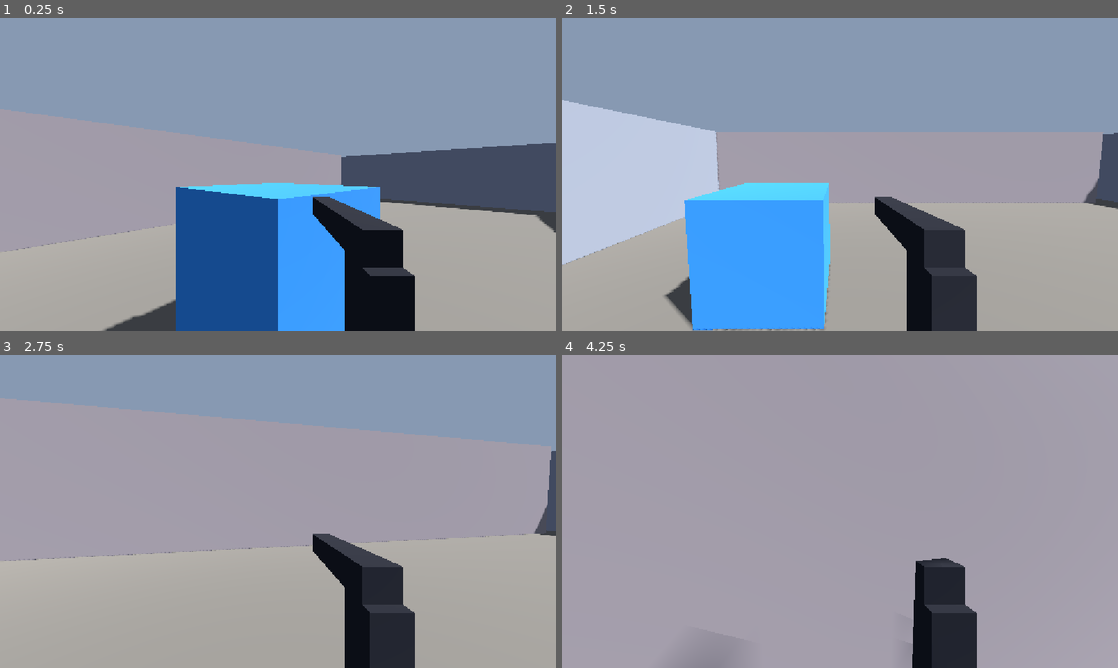
Above: before the commit, frames 1-4 (two rows, left to right).
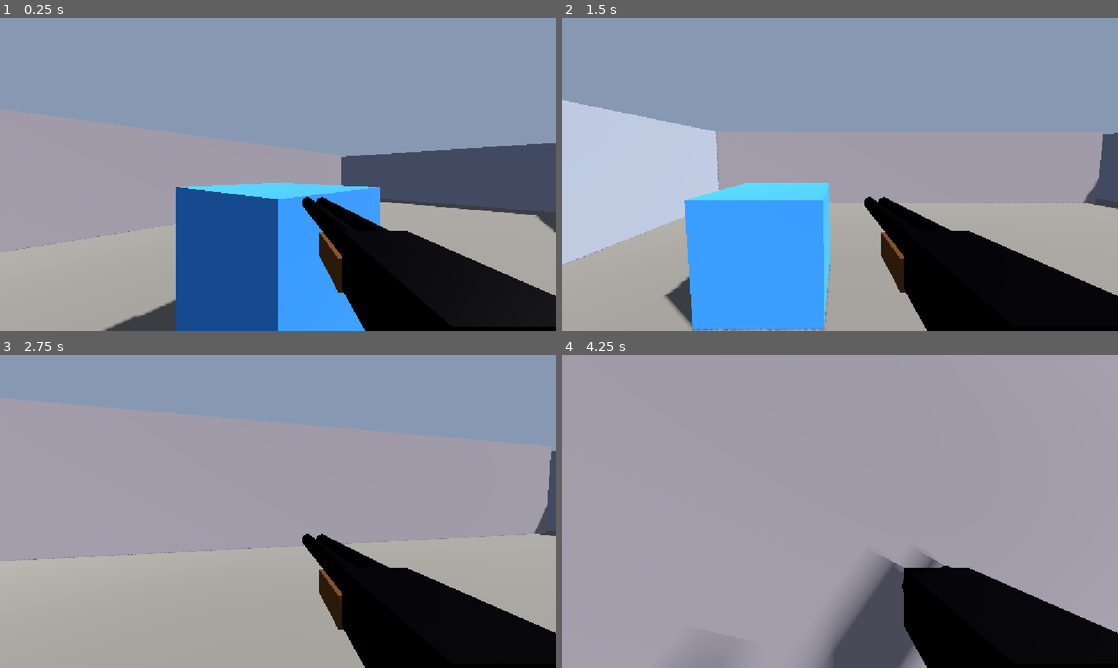
Above: after the commit, the same moments.

Repository: jamshu/gameroom
Game: Godot game, scene res://Main.tscn
The game is run twice, just before and just after one commit, with the same random seed, the same clock (stepped at 60 frames per second) and the same inputs.
Inputs (mouse positions are in pixels of both pictures, inside the frame that each line leads up to):
- Up to frame 1 (0.25 s): no input
- Up to frame 2 (1.5 s): tap Enter at 0.5 s; move the mouse to (962, 158) at 0.52 s; hold D (move_right) 0.53-1.28 s; hold E (camo) 0.53-1.28 s; click (962, 158) at 0.67 s; tap Space (jump) at 0.77 s; move the mouse to (812, 174) at 1.27 s; hold W (move_forward) from 1.28 s (still down); tap E (camo) at 1.35 s
- Up to frame 3 (2.75 s): keep holding W (move_forward); tap Space (jump) at 1.52 s; move the mouse to (289, 505) at 2.02 s; hold Shift (crouch) from 2.03 s (still down); tap E (camo) at 2.3 s
- Up to frame 4 (4.25 s): keep holding W (move_forward); move the mouse to (834, 517) at 2.77 s; release Shift (crouch) at 2.78 s; click (834, 517) at 2.85 s; tap Space (jump) at 3.02, 3.77 s; tap E (camo) at 3.05, 3.8 s; move the mouse to (878, 514) at 3.52 s; hold F (pose) from 3.53 s (still down)

The runs differ from the first frame. In frame 1, 7.3% of the frame differs, in the area x 54-100%, y 57-100%; in frame 2, 9.6%; in frame 3, 9.6%; in frame 4, 13%, in the area x 45-100%, y 62-100%.

Commit message:
gun visibitly

Diff:
--- a/godot/hidefire/CharacterMesh.gd
+++ b/godot/hidefire/CharacterMesh.gd
@@ -33,3 +33,45 @@
 	mi.mesh = box
 	mi.position = pos
 	return mi
+
+## A pump-action shotgun aimed down -Z. Used for BOTH the first-person viewmodel
+## and the opponent puppet's held weapon, so they always match. Own dark-metal +
+## wood materials (never the camo body material) so the gun stays visible even on
+## a camouflaged player. The muzzle sits at about z = -0.9.
+static func make_shotgun() -> Node3D:
+	var metal := StandardMaterial3D.new()
+	metal.albedo_color = Color(0.10, 0.10, 0.12)
+	metal.metallic = 0.8
+	metal.roughness = 0.35
+	var wood := StandardMaterial3D.new()
+	wood.albedo_color = Color(0.35, 0.20, 0.09)
+	wood.roughness = 0.7
+
+	var root := Node3D.new()
+	# Twin barrels, side by side, running forward.
+	root.add_child(_cyl(0.028, 0.7, Vector3(-0.035, 0.02, -0.55), metal))
+	root.add_child(_cyl(0.028, 0.7, Vector3(0.035, 0.02, -0.55), metal))
+	# Receiver block (where barrels meet the stock).
+	root.add_child(_box(Vector3(0.12, 0.11, 0.24), Vector3(0.0, 0.0, -0.16), metal))
+	# Pump / forend under the barrels, wood.
+	root.add_child(_box(Vector3(0.11, 0.07, 0.2), Vector3(0.0, -0.05, -0.42), wood))
+	# Wooden stock angled back toward the shoulder.
+	var stock := _box(Vector3(0.08, 0.12, 0.28), Vector3(0.0, -0.04, 0.12), wood)
+	stock.rotation_degrees = Vector3(-8, 0, 0)
+	root.add_child(stock)
+	# Trigger guard.
+	root.add_child(_box(Vector3(0.05, 0.06, 0.05), Vector3(0.0, -0.08, -0.05), metal))
+	return root
+
+## A cylinder helper for the barrels, stood up along the -Z (forward) axis.
+static func _cyl(radius: float, length: float, pos: Vector3, mat: StandardMaterial3D) -> MeshInstance3D:
+	var mi := MeshInstance3D.new()
+	var cyl := CylinderMesh.new()
+	cyl.top_radius = radius
+	cyl.bottom_radius = radius
+	cyl.height = length
+	cyl.material = mat
+	mi.mesh = cyl
+	mi.position = pos
+	mi.rotation_degrees = Vector3(90, 0, 0) # lay the cylinder along -Z
+	return mi
--- a/godot/hidefire/Player.gd
+++ b/godot/hidefire/Player.gd
@@ -59,29 +59,12 @@
 	add_child(camera)
 	camera.make_current()
 
-	# First-person gun viewmodel: a child of the camera so it's always in view.
-	# First-person gun viewmodel: a child of the camera so it's always in view.
-	# Raised + KEEP_HEIGHT camera so it isn't cropped at the bottom on the (smaller)
-	# non-fullscreen 16:9 stage.
-	var gmat := StandardMaterial3D.new()
-	gmat.albedo_color = Color(0.13, 0.13, 0.15)
-	var gun := Node3D.new()
-	gun.position = Vector3(0.18, -0.13, -0.4)
+	# First-person gun viewmodel: a shotgun, child of the camera so it's always in
+	# view. Raised + KEEP_HEIGHT camera so it isn't cropped at the bottom on the
+	# (smaller) non-fullscreen 16:9 stage. Same model the opponent puppet holds.
+	var gun := CharacterMesh.make_shotgun()
+	gun.position = Vector3(0.18, -0.16, -0.1)
 	camera.add_child(gun)
-	var barrel := MeshInstance3D.new()
-	var bm := BoxMesh.new()
-	bm.size = Vector3(0.07, 0.07, 0.5)
-	bm.material = gmat
-	barrel.mesh = bm
-	barrel.position = Vector3(0, 0, -0.2)
-	gun.add_child(barrel)
-	var grip := MeshInstance3D.new()
-	var gpm := BoxMesh.new()
-	gpm.size = Vector3(0.07, 0.18, 0.12)
-	gpm.material = gmat
-	grip.mesh = gpm
-	grip.position = Vector3(0, -0.12, 0.02)
-	gun.add_child(grip)
 
 	# Do NOT capture the mouse here: browsers reject pointer lock without a user
 	# gesture. The first click (fire branch) captures it instead — standard for a
@@ -228,9 +211,12 @@
 		from = camera.project_ray_origin(screen_pos)
 		dir = camera.project_ray_normal(screen_pos)
 	else:
-		# Centre crosshair.
-		from = camera.global_position
-		dir = -camera.global_transform.basis.z
+		# Locked: shoot through the EXACT viewport centre where the crosshair sits,
+		# so the shot lands pinpoint under the dot at any fov/aspect (projecting the
+		# centre pixel is exact; camera.basis.z drifts with KEEP_HEIGHT framing).
+		var c := get_viewport().get_visible_rect().size * 0.5
+		from = camera.project_ray_origin(c)
+		dir = camera.project_ray_normal(c)
 	var to := from + dir * 100.0
 	var q := PhysicsRayQueryParameters3D.create(from, to)
 	q.exclude = [self]
@@ -254,7 +240,7 @@
 	if camera == null:
 		return
 	var l := OmniLight3D.new()
-	l.position = Vector3(0.32, -0.26, -0.9)
+	l.position = Vector3(0.18, -0.14, -1.0) # at the shotgun muzzle
 	l.light_color = Color(1.0, 0.85, 0.45)
 	l.light_energy = 4.0
 	l.omni_range = 4.0
--- a/godot/hidefire/Puppet.gd
+++ b/godot/hidefire/Puppet.gd
@@ -7,6 +7,7 @@
 var uid := 0
 var arena
 var body_mat: StandardMaterial3D
+var gun_pivot: Node3D              # holds the shotgun; tilts with the peer's pitch
 var _target := Vector3.ZERO
 var _has_target := false
 var _alive := true
@@ -27,6 +28,16 @@
 
 	body_mat = StandardMaterial3D.new()
 	add_child(CharacterMesh.make(body_mat))
+
+	# Visible shotgun held in front of the body at the right hand / chest height.
+	# On its own pivot so `pitch` can tilt the barrel up/down like real aim. Uses
+	# the gun's own dark material (not body_mat), so it's readable even when the
+	# peer is fully camouflaged.
+	gun_pivot = Node3D.new()
+	gun_pivot.position = Vector3(0.22, 1.0, -0.15)
+	gun_pivot.add_child(CharacterMesh.make_shotgun())
+	add_child(gun_pivot)
+
 	visible = false  # stays hidden until the first position arrives
 
 func apply_state(d: Dictionary) -> void:
@@ -40,6 +51,10 @@
 		_has_target = true
 	if d.has("yaw"):
 		rotation.y = float(d["yaw"])
+	# Tilt the held gun up/down to match the peer's real aim (yaw already turns the
+	# whole body). Mirrors Player's camera.rotation.x = _pitch.
+	if d.has("pitch") and gun_pivot:
+		gun_pivot.rotation.x = float(d["pitch"])
 	if d.has("camo") and body_mat:
 		body_mat.albedo_color = Color.html(str(d["camo"]))
 	# Death spray when a peer flips from alive to dead (from the round state).
Not shown, changed: src/lib/components/HideFireArena.svelte
